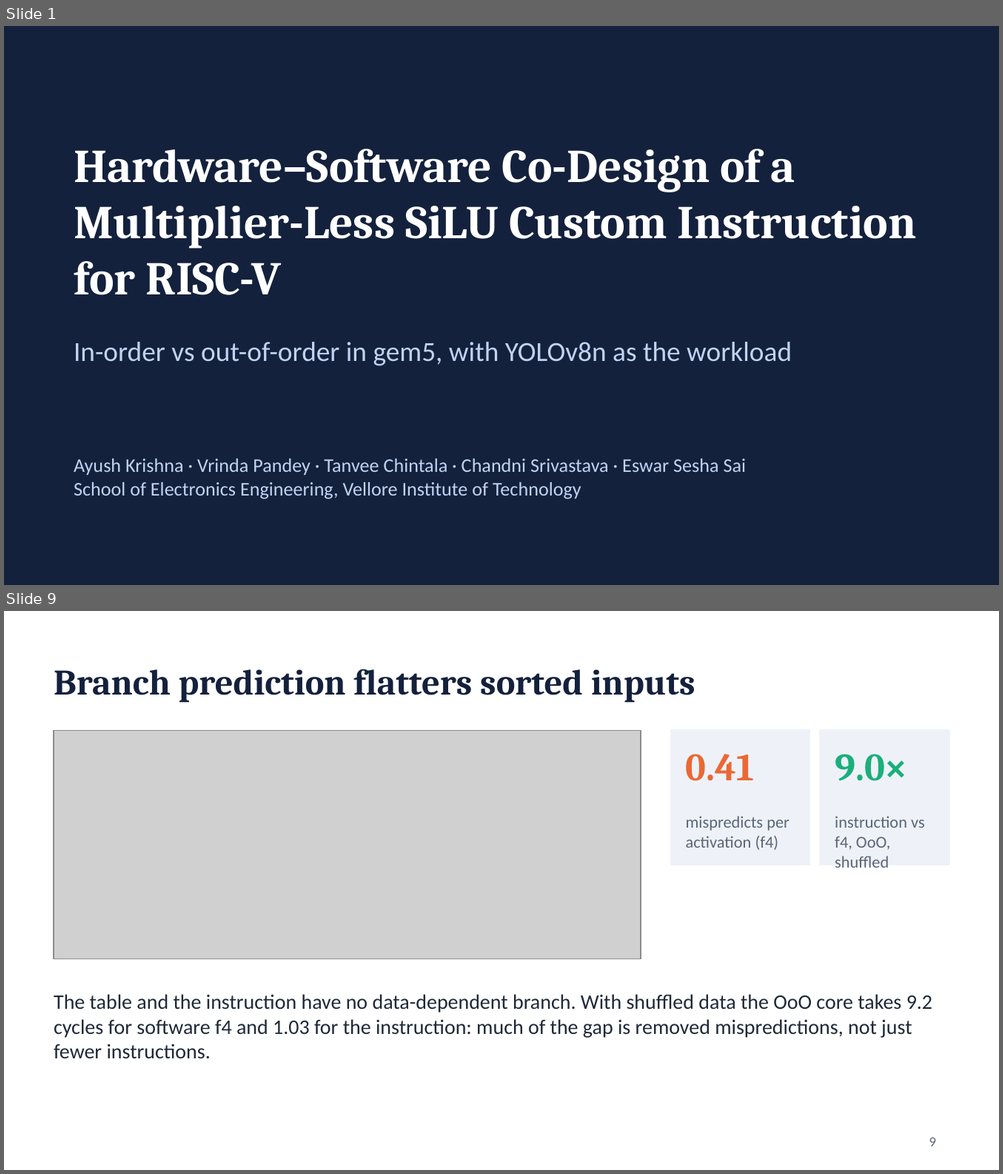
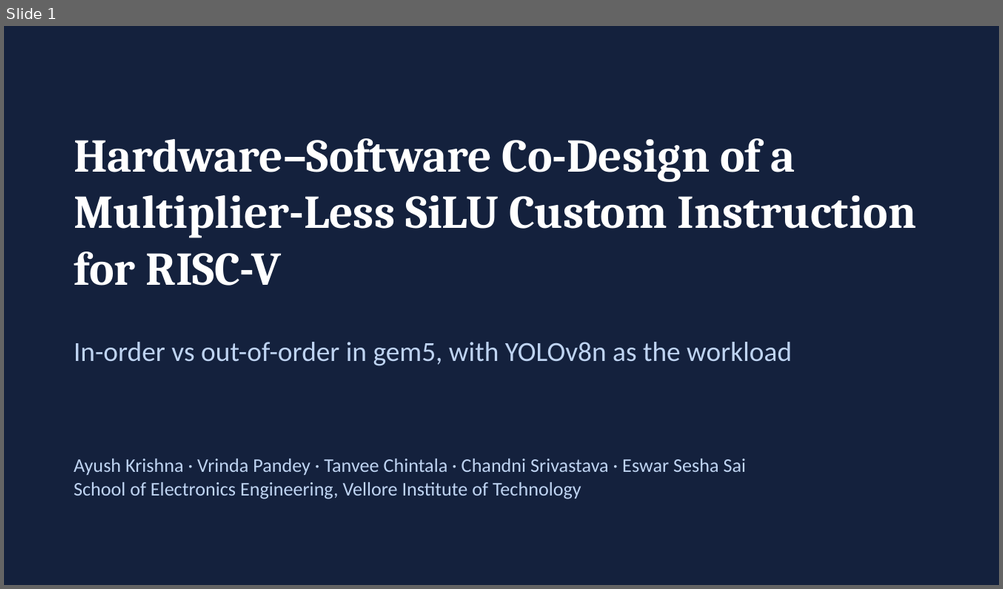
Before and after one commit to normie2099/SiLU-Architecture, a slide deck: results/slides/SiLU_class_presentation.pptx. Shown one above the other, each under a label of ours: slides 1 and 9 before the commit, slide 1 after it; the slides between them are not shown. The pictures are 1003x1174 and 1003x589 pixels, drawn with LibreOffice and Linux fonts; fonts in the diff are those of the drawing; grey boxes stand for pictures. Boxes give left, top, right and bottom in pixels: in the first picture for what was removed or moved away, otherwise in the second. Text is boxed around its words. In the diff, an @@ line names an element or a change of style, - is before the commit and + after.

Commit message:
Slides: full 19-slide deck with all figures and method explanations

```diff
--- a/results/slides/SiLU_class_presentation.pptx
+++ b/results/slides/SiLU_class_presentation.pptx
@@ slide 9 removed at [4,611,999,1170], background #FFFFFF @@
@@ title removed at [54,669,695,703] @@
-Branch prediction flatters sorted inputs
@@ picture removed at [54,730,640,959] @@
@@ rectangle removed at [670,730,810,865] @@
@@ rectangle removed at [819,730,949,865] @@
@@ text removed at [686,754,754,781] @@
-0.41
@@ text removed at [834,754,908,781] @@
-9.0×
@@ text removed at [686,816,789,850] @@
-mispredicts per activation (f4)
@@ text removed at [834,816,925,868] @@
-instruction vs f4, OoO, shuffled
@@ text removed at [54,994,932,1059] @@
-The table and the instruction have no data-dependent branch. With shuffled data the OoO core takes 9.2 cycles for software f4 and 1.03 for the instruction: much of the gap is removed mispredictions, not just fewer instructions.
@@ page number removed at [929,1138,936,1147] @@
-9
@@ slide 1 changed as well @@
@@ text "Hardware–Software Co-Design of a Multiplier-Less ...": place and size @@
-text "Hardware–Software Co-Design of a Multiplier-Less ..." at [74,149,916,295]
+text "Hardware–Software Co-Design of a Multiplier-Less ..." at [74,138,916,286]
```
Also in this commit, not shown: 5 other slides changed, 13 slides added, 6 other slides removed, 1 other file.
